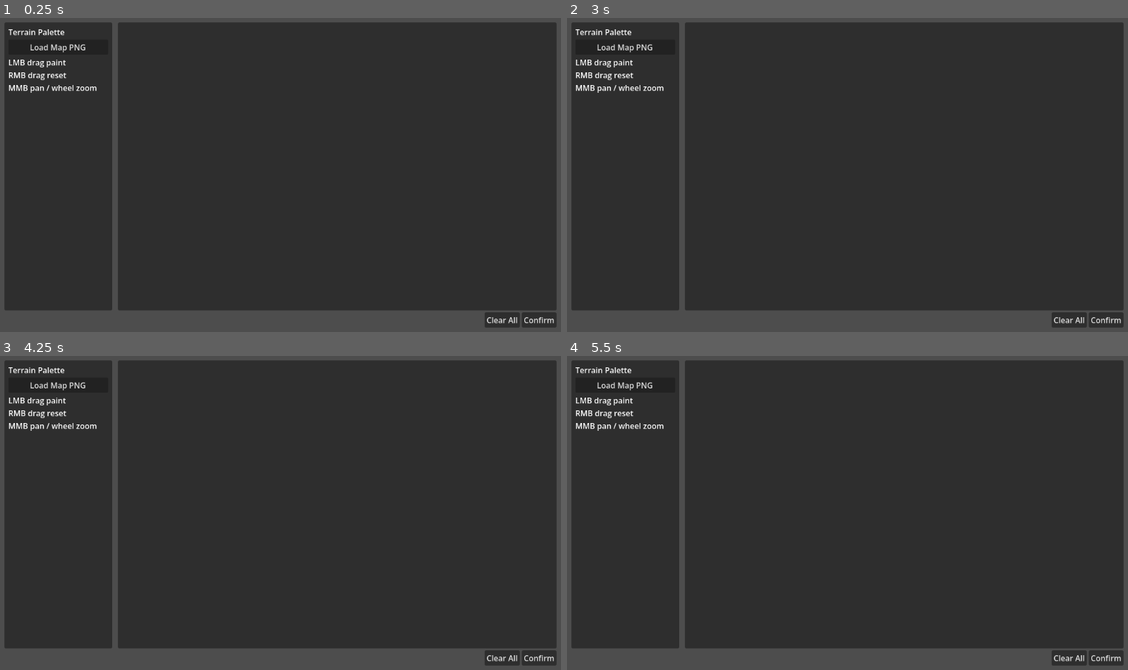
Above: before the commit, frames 1-4 (two rows, left to right).
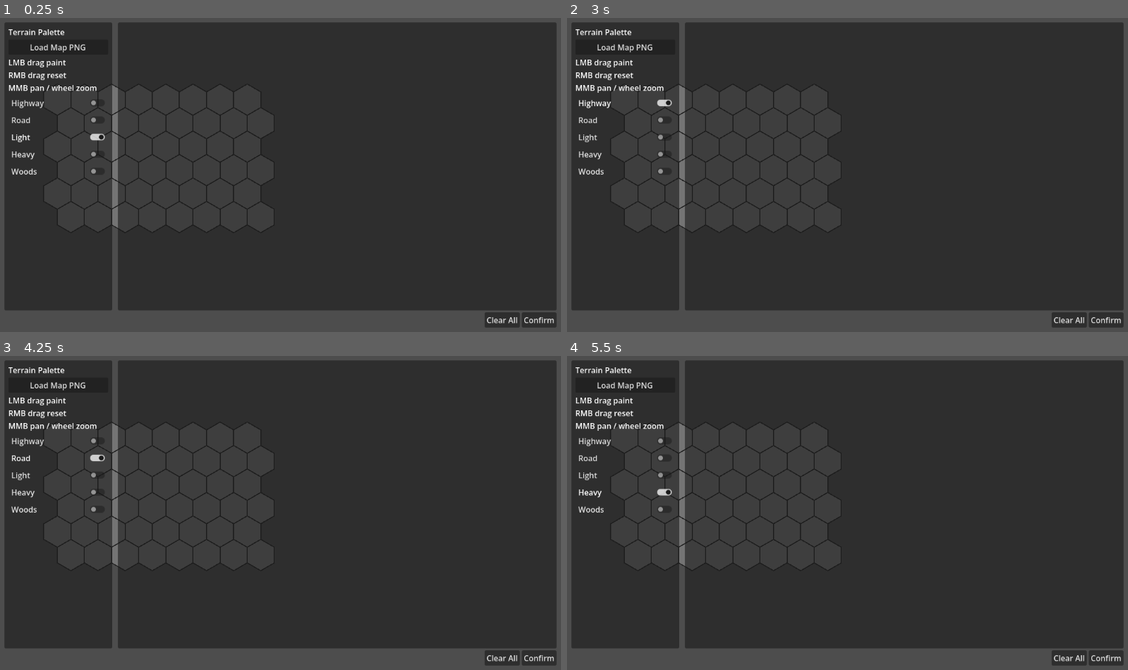
Above: after the commit, the same moments.

Repository: cpt-miche/Combat-Mission-Companion
Game: Godot game, scene res://scenes/map_setup/MapSetupScreen.tscn
The game is run twice, just before and just after one commit, with the same random seed, the same clock (stepped at 60 frames per second) and the same inputs. This scene is started directly instead of the project's main scene.
Inputs (mouse positions are in pixels of both pictures, inside the frame that each line leads up to):
- Up to frame 1 (0.25 s): no input
- Up to frame 2 (3 s): click "Confirm" at 0.5 s; click "Confirm" at 1.25 s; click "Clear All" at 2 s; click (623, 102) at 2.75 s, where only the run after the commit has a clickable "Highway"
- Up to frame 3 (4.25 s): click (56, 456) at 3.5 s, where only the run after the commit has a clickable "Road"
- Up to frame 4 (5.5 s): click (623, 475) at 4.25 s, where only the run after the commit has a clickable "Light"; click (623, 491) at 5 s, where only the run after the commit has a clickable "Heavy"

The runs differ from the first frame. In frame 1, 0.8% of the frame differs, in the area x 2-22%, y 21-68%; in frame 2, 0.8%; in frame 3, 0.8%; in frame 4, 0.8%.
Error before the commit: Parse Error: Function "_ready" has the same name as a previously declared function. (res://scripts/ui/map_setup/MapSetupScreen.gd:65)
Error after the commit: Invalid access to property or key 'pressed' on a base object of type 'null instance'. (res://scripts/ui/map_setup/MapSetupScreen.gd:18)

Commit message:
Fix duplicate _ready in MapSetupScreen

Diff:
--- a/scripts/ui/map_setup/MapSetupScreen.gd
+++ b/scripts/ui/map_setup/MapSetupScreen.gd
@@ -15,6 +15,11 @@
 	clear_all_button.pressed.connect(_on_clear_all_pressed)
 	confirm_button.pressed.connect(_on_confirm_pressed)
 	load_png_button.pressed.connect(hex_map_view.open_map_dialog)
+	select_p1_button.pressed.connect(_on_select_p1_territory_pressed)
+	switch_to_p2_button.pressed.connect(_on_switch_to_p2_pressed)
+	confirm_territories_button.pressed.connect(_on_confirm_territories_pressed)
+	_load_existing_territory_map()
+	_refresh_ui()
 
 func _build_palette() -> void:
 	for terrain in TERRAIN_TYPES:
@@ -62,12 +67,6 @@
 var _mode: Mode = Mode.TERRAIN_EDIT
 var _territory_map: Dictionary = {}
 
-func _ready() -> void:
-	select_p1_button.pressed.connect(_on_select_p1_territory_pressed)
-	switch_to_p2_button.pressed.connect(_on_switch_to_p2_pressed)
-	confirm_territories_button.pressed.connect(_on_confirm_territories_pressed)
-	_load_existing_territory_map()
-	_refresh_ui()
 
 func _draw() -> void:
 	for row in range(GRID_ROWS):
